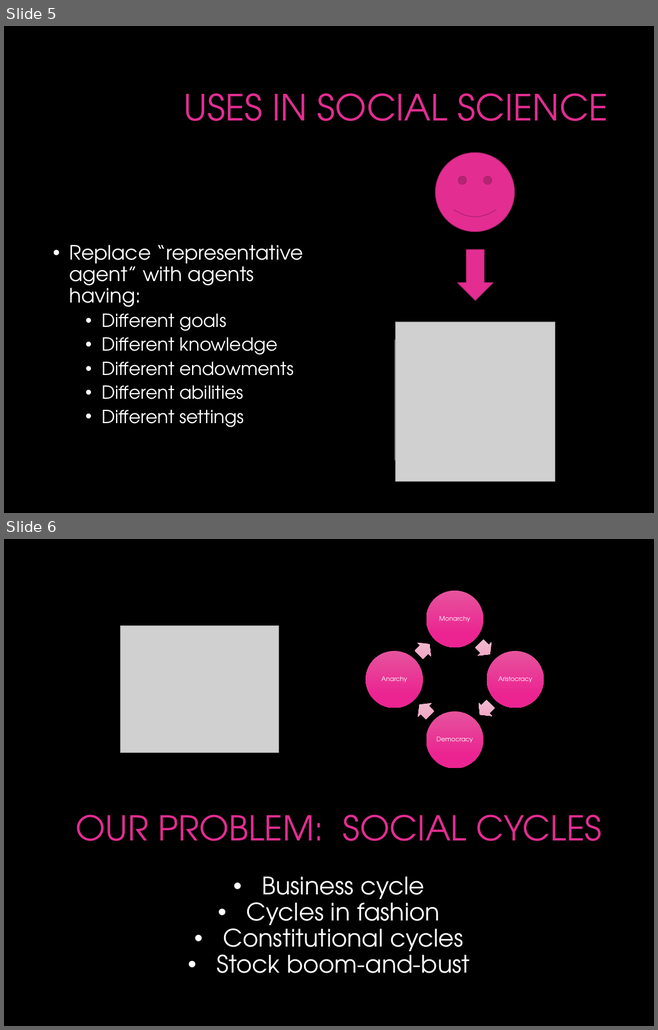
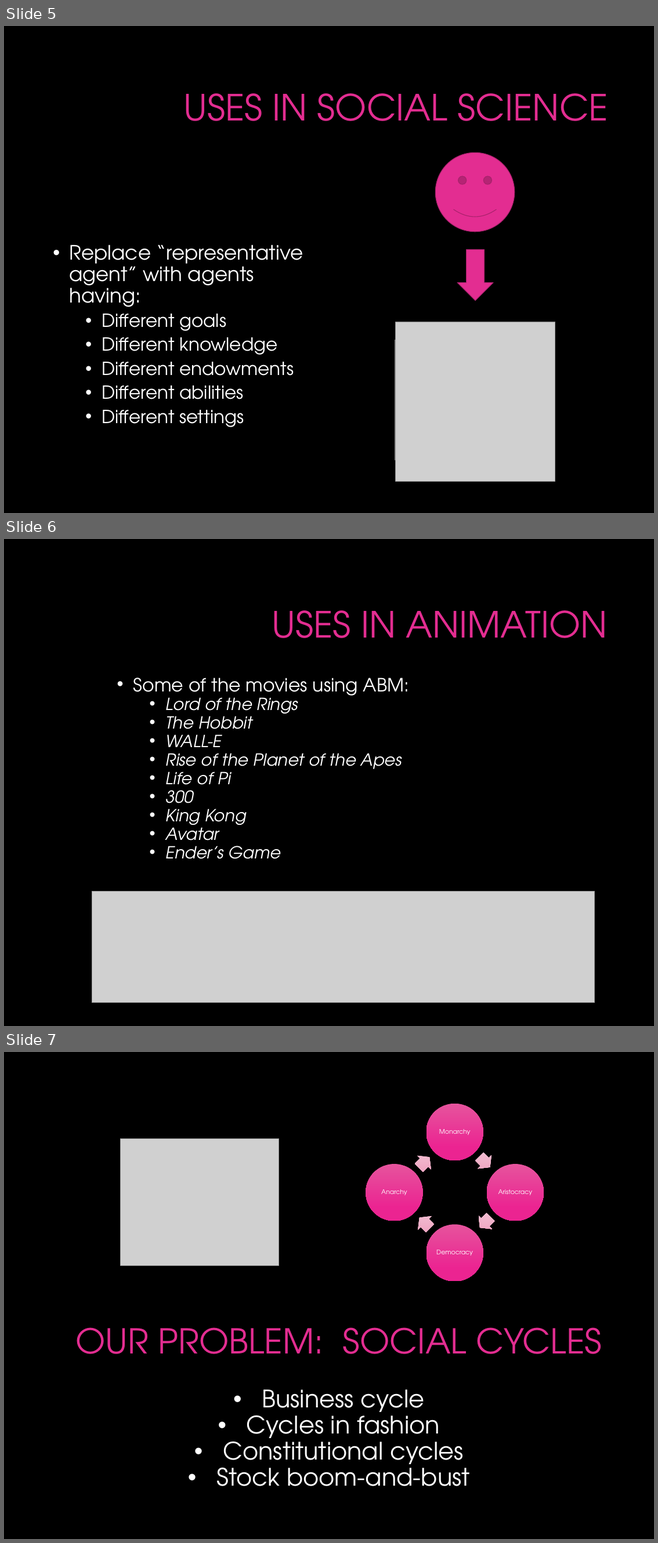
Before and after one commit to gcallah/indras_net, a slide deck: docs/Indra.pptx. Shown one above the other, each under a label of ours: slides 5 and 6 before the commit, slides 5, 6 and 7 after it. The pictures are 658x1030 and 658x1543 pixels, drawn with LibreOffice and Linux fonts; fonts in the diff are those of the drawing; grey boxes stand for pictures; background and template pictures are left out. Boxes give left, top, right and bottom in pixels: in the first picture for what was removed or moved away, otherwise in the second. Text is boxed around its words. In the diff, an @@ line names an element or a change of style, - is before the commit and + after.

```diff
--- a/docs/Indra.pptx
+++ b/docs/Indra.pptx
@@ slide 6 added at bbox=[4, 539, 654, 1026], background #000000 @@
@@ title added at bbox=[272, 610, 607, 638], 56.9 pt, text #E32D91 @@
+USES IN ANIMATION
@@ text added at bbox=[133, 678, 409, 859], 26.3 pt, text #FFFFFF, italic @@
+• Some of the movies using ABM:
+  • Lord of the Rings
+  • The Hobbit
+  • WALL-E
+  • Rise of the Planet of the Apes
+  • Life of Pi
+  • 300
+  • King Kong
+  • Avatar
+  • Ender’s Game
@@ picture added at bbox=[92, 891, 594, 1002] @@
@@ what was slide 6 is now slide 7 @@
```
Also in this commit, not shown: 1 slide changed.
